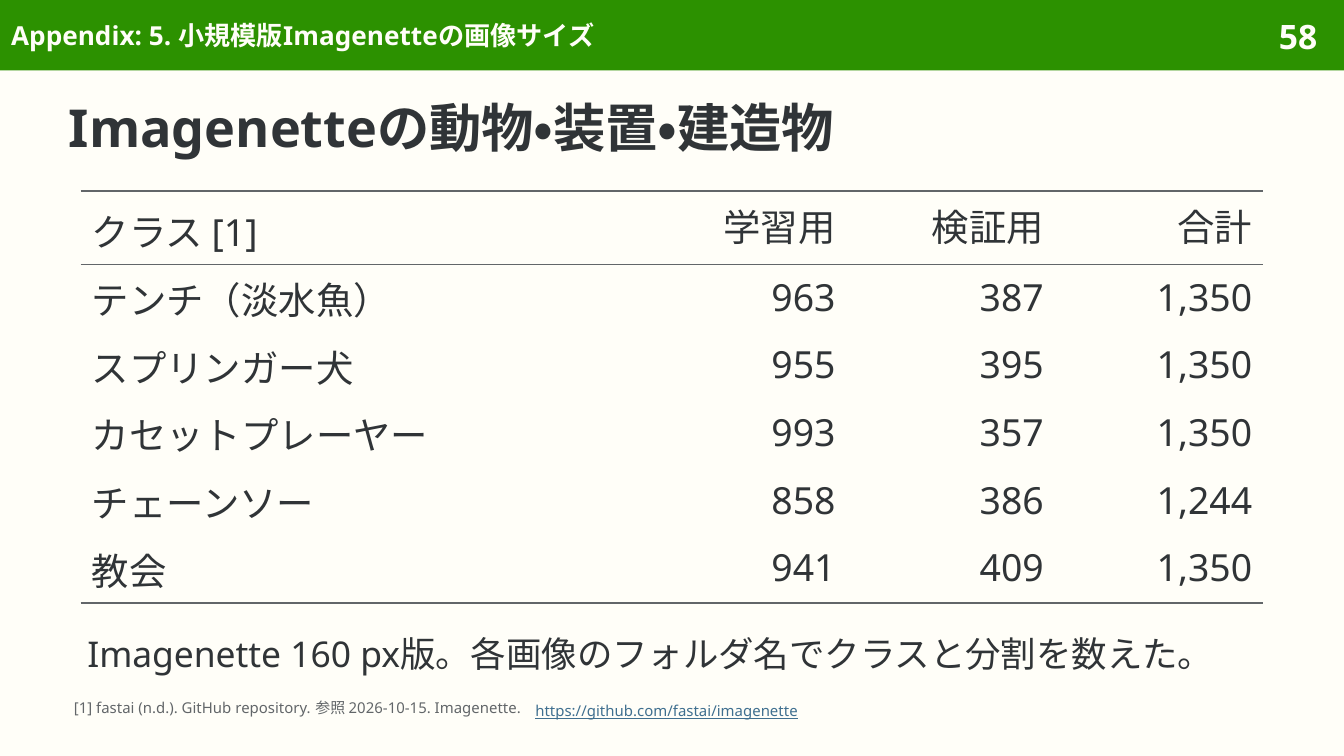
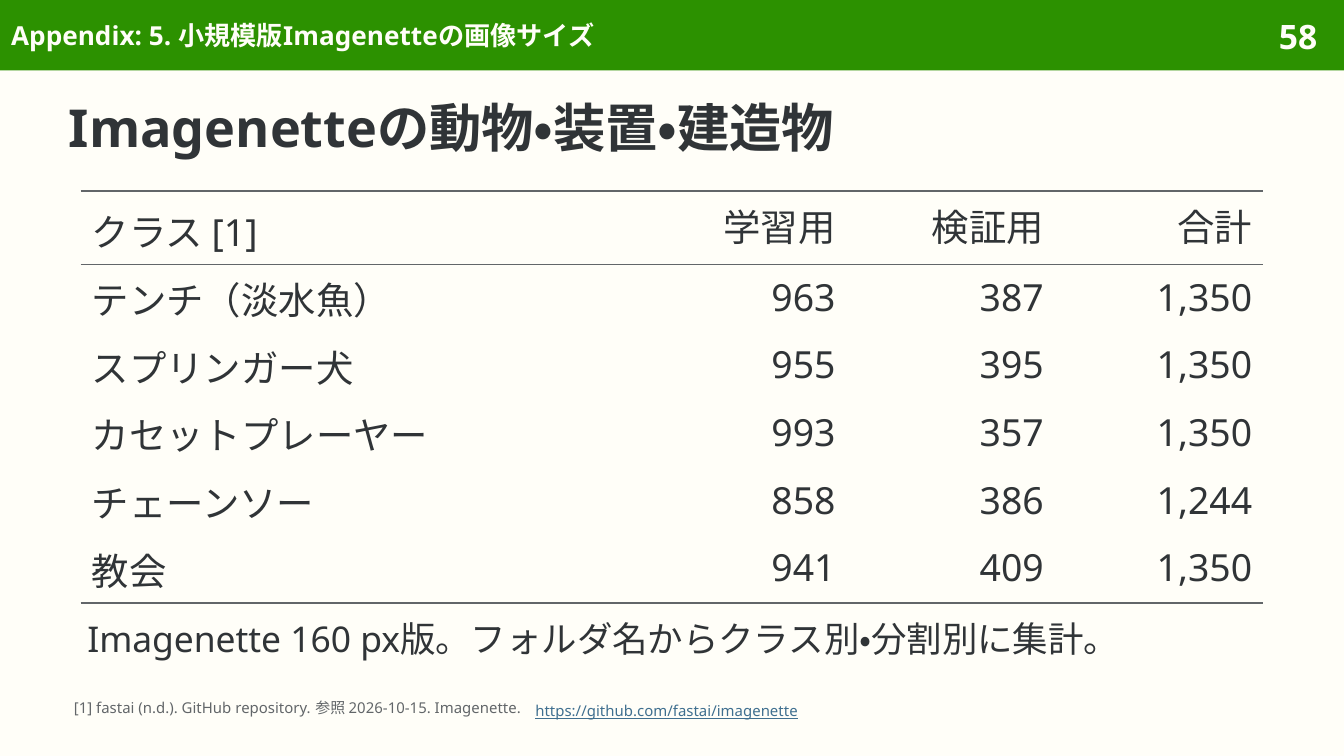
Before and after one commit to sasakiy84/datasets-in-10-minutes, a slide deck: slide 58 of slides/datasets-in-10-minutes-imagenet.pptx. Drawn at 1344x756 pixels with LibreOffice and Linux fonts; fonts in the diff are those of the drawing. Boxes give left, top, right and bottom in pixels: in the first picture for what was removed or moved away, otherwise in the second. Text is boxed around its words. In the diff, an @@ line names an element or a change of style, - is before the commit and + after.

Commit message:
Proofread imagenet with Japanese proofreading skill

```diff
--- a/slides/datasets-in-10-minutes-imagenet.pptx
+++ b/slides/datasets-in-10-minutes-imagenet.pptx
@@ text at (87,622,1119,661): text changed @@
-Imagenette 160 px版。各画像のフォルダ名でクラスと分割を数えた。
+Imagenette 160 px版。フォルダ名からクラス別・分割別に集計。
```
Also in this commit, not shown: 17 other slides changed, 7 other files.
